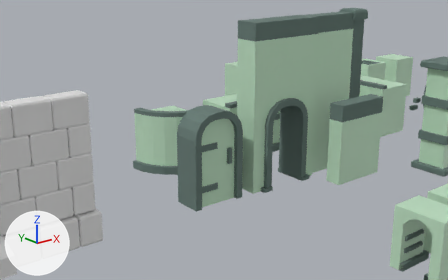
Before and after pictures for a commit that changed the Blender file Crawler/Assets/Meshes/levelObjects.blend.
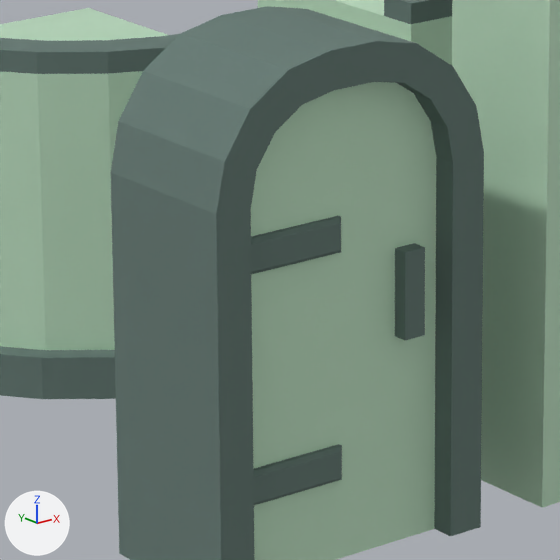
Each version appears first from a 50 mm camera at (-14.09, -10.56, 5.61) aimed at (-5.88, -0.3, 1.51), and next in a close-up on the part from 35% to 57% of the width and 37% to 73% of the height. Every picture has the same lights, and +X, +Y and +Z are marked at lower left.

Names of what the first close-up shows: 'Door', 'DoorArch', 'DoorArchWall', 'Ground3', 'GroundCircle90Degrees'.
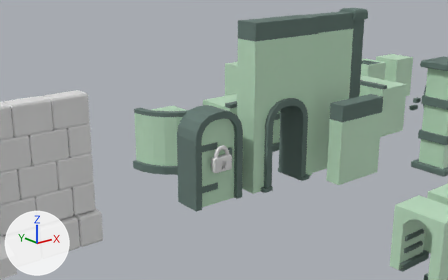
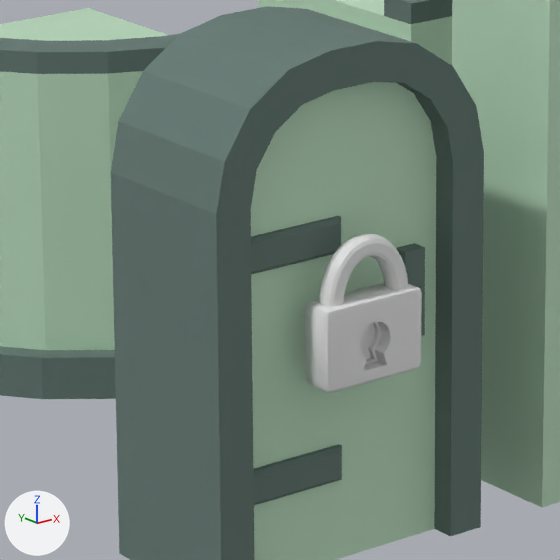
Location of each change, (x1, y1, x2, y2) in pixels of the close-ups (560 x 560 px):
'Cube', added
    after: (305, 234, 422, 392)

The change, as a list of edits to the scene's bpy script:
```text
Add me_cube:
    me_cube.from_pydata(...)  # 559 vertices, 512 faces; spans x -1.0..1.0, y -1.0..1.0, z -1.0..2.43
    me_cube.polygons.foreach_set('use_smooth', [True] * 512)
Add ob_cube:
    ob_cube = bpy.data.objects.new('Cube', me_cube)
    ob_cube.location = (-6.0, -0.364, 1.0)
    ob_cube.scale = (0.242, 0.0715, 0.171)
```
